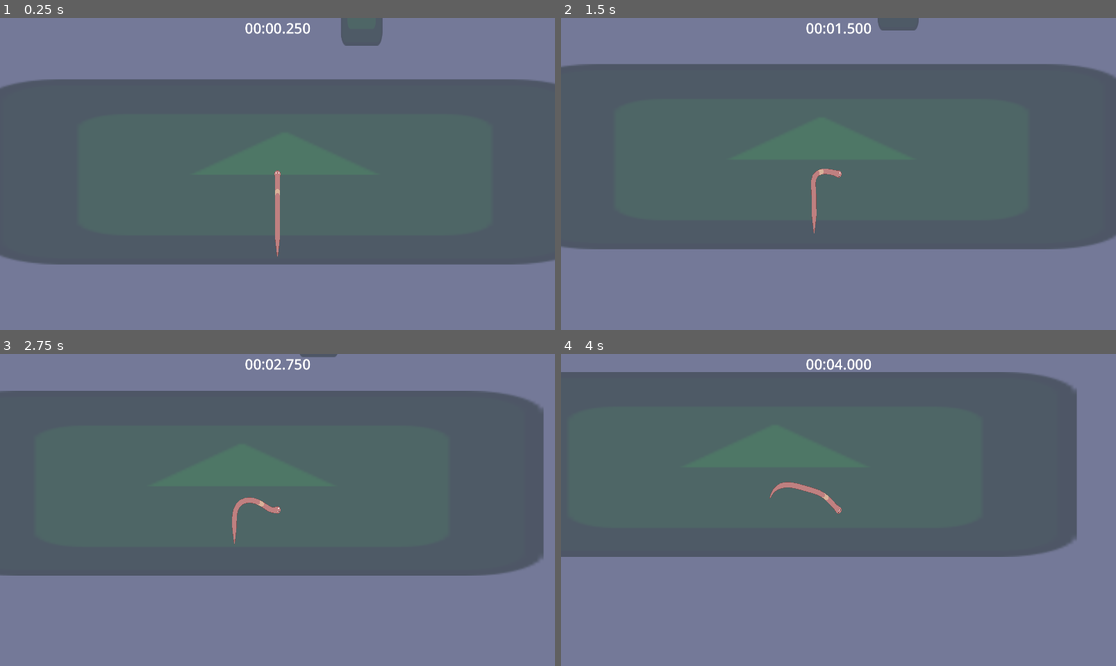
Above: before the commit, frames 1-4 (two rows, left to right).
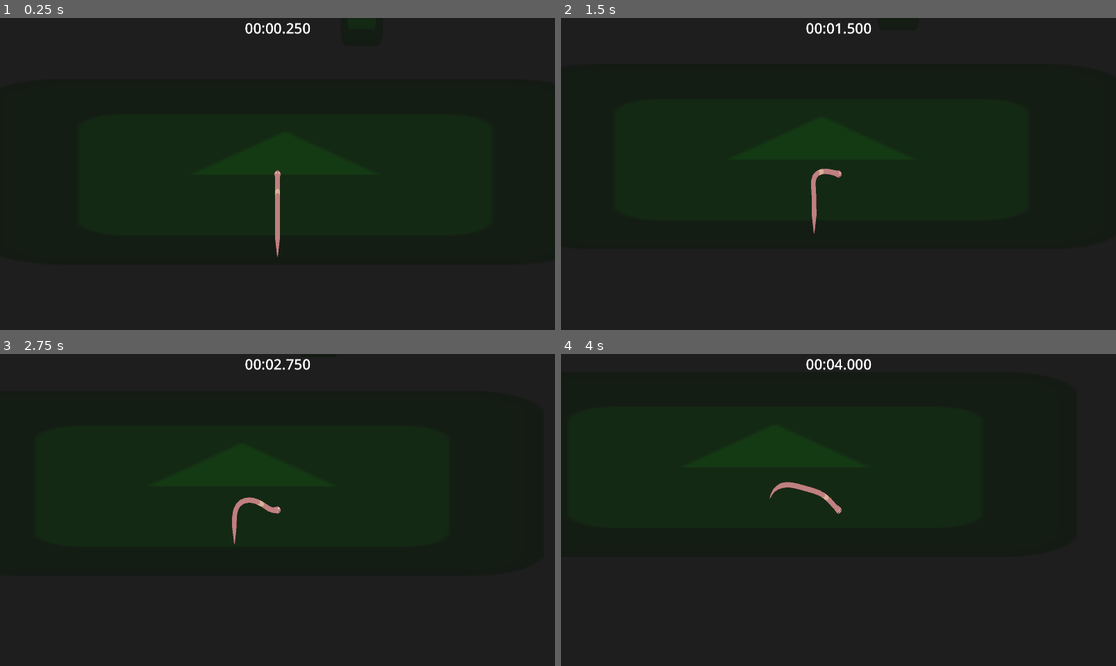
Above: after the commit, the same moments.

Repository: antax02/Mask-Spelet
Game: Godot game, scene res://scenes/levels/test_level.tscn
Same seed, same stepped clock (60 frames per second), same inputs: the game is played once before the commit and once after it. The engine's default icon, where the game draws it, is replaced by a stand-in: a white triangle on a blue panel in a dark square.
Inputs (mouse positions are in pixels of both pictures, inside the frame that each line leads up to):
- Up to frame 1 (0.25 s): no input
- Up to frame 2 (1.5 s): move the mouse to (960, 158) at 0.52 s; move the mouse to (727, 189) at 1.27 s
- Up to frame 3 (2.75 s): move the mouse to (333, 441) at 2.02 s
- Up to frame 4 (4 s): move the mouse to (810, 572) at 2.77 s; move the mouse to (1005, 556) at 3.52 s

The runs differ from the first frame. In frame 1, 100% of the frame differs, in the area x 0-100%, y 0-100%; in frame 2, 100%; in frame 3, 100%; in frame 4, 100%.

Commit message:
Add main menu UI and theme resources
Introduces main menu, options, and credits UI scenes, custom fonts, and a UI theme for consistent styling. Adds main_menu.gd script for button interactions and transitions, updates project clear color, and integrates new resources into the project.

Diff:
--- a/project.godot
+++ b/project.godot
@@ -37,4 +37,4 @@
 
 [rendering]
 
-environment/defaults/default_clear_color=Color(0.45406502, 0.47364306, 0.5939517, 1)
+environment/defaults/default_clear_color=Color(0.11858138, 0.11858139, 0.11858133, 1)
--- /dev/null
+++ b/resources/ui_theme.tres
@@ -0,0 +1,6 @@
+[gd_resource type="Theme" load_steps=2 format=3 uid="uid://ymoxu6tkn4db"]
+
+[ext_resource type="FontFile" uid="uid://ciwv1nxsex0wx" path="res://fonts/JetBrainsMono-Regular.ttf" id="1_cviax"]
+
+[resource]
+default_font = ExtResource("1_cviax")
--- /dev/null
+++ b/scenes/ui/credits.tscn
@@ -0,0 +1,9 @@
+[gd_scene format=3 uid="uid://s25l2jr7rxb1"]
+
+[node name="Credits" type="Control"]
+layout_mode = 3
+anchors_preset = 15
+anchor_right = 1.0
+anchor_bottom = 1.0
+grow_horizontal = 2
+grow_vertical = 2
--- a/scenes/ui/main_menu.tscn
+++ b/scenes/ui/main_menu.tscn
@@ -1,4 +1,7 @@
-[gd_scene format=3 uid="uid://b1c6ieu7toiy7"]
+[gd_scene load_steps=3 format=3 uid="uid://b1c6ieu7toiy7"]
+
+[ext_resource type="Script" uid="uid://co8k7hslt63q" path="res://scripts/ui/main_menu.gd" id="1_sl1te"]
+[ext_resource type="Theme" uid="uid://ymoxu6tkn4db" path="res://resources/ui_theme.tres" id="2_fe2o3"]
 
 [node name="MainMenu" type="Control"]
 layout_mode = 3
@@ -7,3 +10,64 @@
 anchor_bottom = 1.0
 grow_horizontal = 2
 grow_vertical = 2
+script = ExtResource("1_sl1te")
+
+[node name="Background" type="ColorRect" parent="."]
+layout_mode = 1
+anchors_preset = 15
+anchor_right = 1.0
+anchor_bottom = 1.0
+grow_horizontal = 2
+grow_vertical = 2
+color = Color(0.101960786, 0.101960786, 0.18039216, 1)
+
+[node name="VBoxContainer" type="VBoxContainer" parent="."]
+layout_mode = 0
+offset_right = 40.0
+offset_bottom = 40.0
+
+[node name="TitleContainer" type="MarginContainer" parent="VBoxContainer"]
+layout_mode = 2
+theme_override_constants/margin_left = 70
+theme_override_constants/margin_top = 50
+theme_override_constants/margin_right = 20
+
+[node name="TitleLabel" type="Label" parent="VBoxContainer/TitleContainer"]
+layout_mode = 2
+theme = ExtResource("2_fe2o3")
+theme_override_font_sizes/font_size = 64
+text = "MASKSPELET"
+horizontal_alignment = 1
+
+[node name="Spacer" type="MarginContainer" parent="VBoxContainer"]
+layout_mode = 2
+theme_override_constants/margin_top = 75
+
+[node name="MarginContainer" type="MarginContainer" parent="VBoxContainer"]
+custom_minimum_size = Vector2(400, 300)
+layout_mode = 2
+theme_override_constants/margin_left = 50
+
+[node name="VBoxContainer" type="VBoxContainer" parent="VBoxContainer/MarginContainer"]
+layout_mode = 2
+theme_override_constants/separation = 20
+
+[node name="PlayButton" type="Button" parent="VBoxContainer/MarginContainer/VBoxContainer"]
+layout_mode = 2
+theme_override_font_sizes/font_size = 32
+text = "Play"
+
+[node name="OptionsButton" type="Button" parent="VBoxContainer/MarginContainer/VBoxContainer"]
+layout_mode = 2
+theme_override_font_sizes/font_size = 32
+text = "Options"
+
+[node name="CreditsButton" type="Button" parent="VBoxContainer/MarginContainer/VBoxContainer"]
+layout_mode = 2
+theme_override_font_sizes/font_size = 32
+text = "Credits"
+
+[node name="QuitButton" type="Button" parent="VBoxContainer/MarginContainer/VBoxContainer"]
+layout_mode = 2
+theme_override_font_sizes/font_size = 32
+text = "Quit"
--- /dev/null
+++ b/scenes/ui/options_menu.tscn
@@ -0,0 +1,9 @@
+[gd_scene format=3 uid="uid://dqgip8d076xo3"]
+
+[node name="OptionsMenu" type="Control"]
+layout_mode = 3
+anchors_preset = 15
+anchor_right = 1.0
+anchor_bottom = 1.0
+grow_horizontal = 2
+grow_vertical = 2
--- /dev/null
+++ b/scripts/ui/main_menu.gd
@@ -0,0 +1,118 @@
+extends Control
+
+@onready var play_button = $VBoxContainer/MarginContainer/VBoxContainer/PlayButton
+@onready var options_button = $VBoxContainer/MarginContainer/VBoxContainer/OptionsButton
+@onready var credits_button = $VBoxContainer/MarginContainer/VBoxContainer/CreditsButton
+@onready var quit_button = $VBoxContainer/MarginContainer/VBoxContainer/QuitButton
+@onready var title_label = $VBoxContainer/TitleContainer/TitleLabel
+
+var button_original_positions = {}
+
+const HOVER_OFFSET = 10
+const HOVER_DURATION = 0.15
+const FADE_DURATION = 0.3
+
+const BUTTON_FONT_SIZE = 32
+const BUTTON_CORNER_RADIUS = 8
+const BUTTON_PADDING = Vector4(20, 5, 20, 5)
+
+
+func _ready():
+	play_button.pressed.connect(_on_play_pressed)
+	options_button.pressed.connect(_on_options_pressed)
+	credits_button.pressed.connect(_on_credits_pressed)
+	quit_button.pressed.connect(_on_quit_pressed)
+
+	var buttons = _get_all_buttons()
+	for button in buttons:
+		_apply_button_style(button)
+
+	await get_tree().process_frame
+	for button in buttons:
+		button_original_positions[button] = button.position.x
+		button.mouse_entered.connect(_on_button_hover.bind(button))
+		button.mouse_exited.connect(_on_button_unhover.bind(button))
+
+
+func _get_all_buttons() -> Array[Button]:
+	return [play_button, options_button, credits_button, quit_button]
+
+
+func _apply_button_style(button: Button):
+	var stylebox_normal = _create_stylebox(Color(0, 0, 0, 0), 0)
+	var stylebox_hover = _create_stylebox(Color(1, 1, 1, 0.1), BUTTON_CORNER_RADIUS)
+	var stylebox_pressed = _create_stylebox(Color(1, 1, 1, 0.15), BUTTON_CORNER_RADIUS)
+
+	button.add_theme_stylebox_override("normal", stylebox_normal)
+	button.add_theme_stylebox_override("hover", stylebox_hover)
+	button.add_theme_stylebox_override("pressed", stylebox_pressed)
+	button.add_theme_stylebox_override("focus", stylebox_normal)
+
+	button.add_theme_color_override("font_color", Color.WHITE)
+	button.add_theme_color_override("font_hover_color", Color.WHITE)
+	button.add_theme_color_override("font_pressed_color", Color.WHITE)
+	button.add_theme_font_size_override("font_size", BUTTON_FONT_SIZE)
+	button.alignment = HORIZONTAL_ALIGNMENT_LEFT
+
+
+func _create_stylebox(bg_color: Color, corner_radius: int) -> StyleBoxFlat:
+	var stylebox = StyleBoxFlat.new()
+	stylebox.bg_color = bg_color
+	stylebox.border_width_left = 0
+	stylebox.border_width_top = 0
+	stylebox.border_width_right = 0
+	stylebox.border_width_bottom = 0
+	stylebox.corner_radius_top_left = corner_radius
+	stylebox.corner_radius_top_right = corner_radius
+	stylebox.corner_radius_bottom_left = corner_radius
+	stylebox.corner_radius_bottom_right = corner_radius
+	stylebox.content_margin_left = BUTTON_PADDING.x
+	stylebox.content_margin_top = BUTTON_PADDING.y
+	stylebox.content_margin_right = BUTTON_PADDING.z
+	stylebox.content_margin_bottom = BUTTON_PADDING.w
+	return stylebox
+
+
+func _on_button_hover(button: Button):
+	if button_original_positions.has(button):
+		var tween = create_tween()
+		tween.set_ease(Tween.EASE_OUT)
+		tween.set_trans(Tween.TRANS_CUBIC)
+		tween.tween_property(button, "position:x", button_original_positions[button] + HOVER_OFFSET, HOVER_DURATION)
+
+
+func _on_button_unhover(button: Button):
+	if button_original_positions.has(button):
+		var tween = create_tween()
+		tween.set_ease(Tween.EASE_OUT)
+		tween.set_trans(Tween.TRANS_CUBIC)
+		tween.tween_property(button, "position:x", button_original_positions[button], HOVER_DURATION)
+
+
+func _on_play_pressed():
+	_transition_to_scene("res://scenes/levels/test_level.tscn")
+
+
+func _on_options_pressed():
+	_transition_to_scene("res://scenes/ui/options_menu.tscn")
+
+
+func _on_credits_pressed():
+	_transition_to_scene("res://scenes/ui/credits.tscn")
+
+
+func _on_quit_pressed():
+	get_tree().quit()
+
+
+func _transition_to_scene(scene_path: String):
+	var tween = create_tween()
+	tween.tween_property(self, "modulate:a", 0.0, FADE_DURATION)
+	await tween.finished
+
+	if ResourceLoader.exists(scene_path):
+		get_tree().change_scene_to_file(scene_path)
+	else:
+		push_error("Scene not found: " + scene_path)
+		var fade_in = create_tween()
+		fade_in.tween_property(self, "modulate:a", 1.0, FADE_DURATION)
Binary file added: fonts/JetBrainsMono-Regular.ttf
Not shown, added: fonts/JetBrainsMono-Regular.ttf.import
Binary file added: fonts/VT323-Regular.ttf
Not shown, added: fonts/VT323-Regular.ttf.import
Not shown, added: scripts/ui/main_menu.gd.uid
